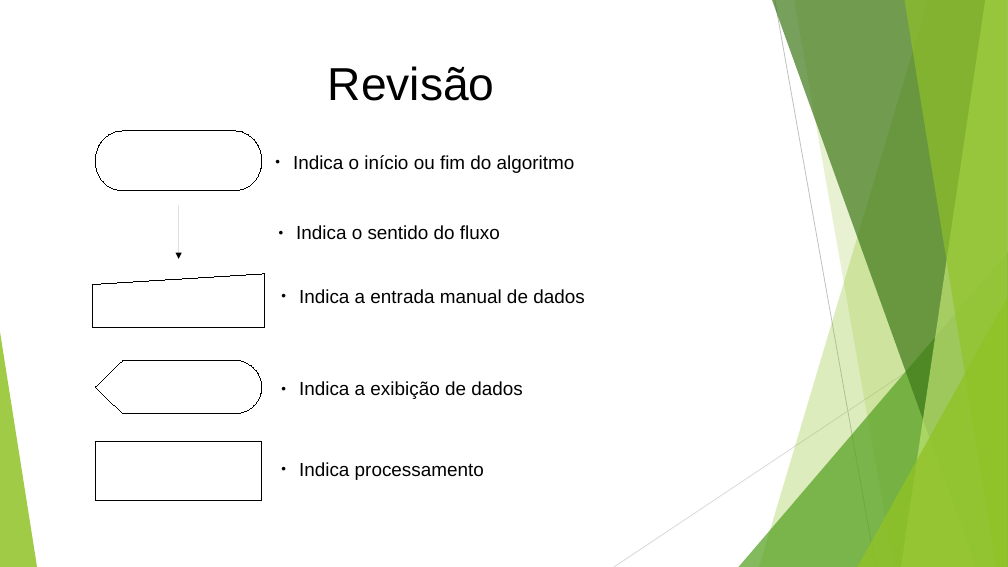
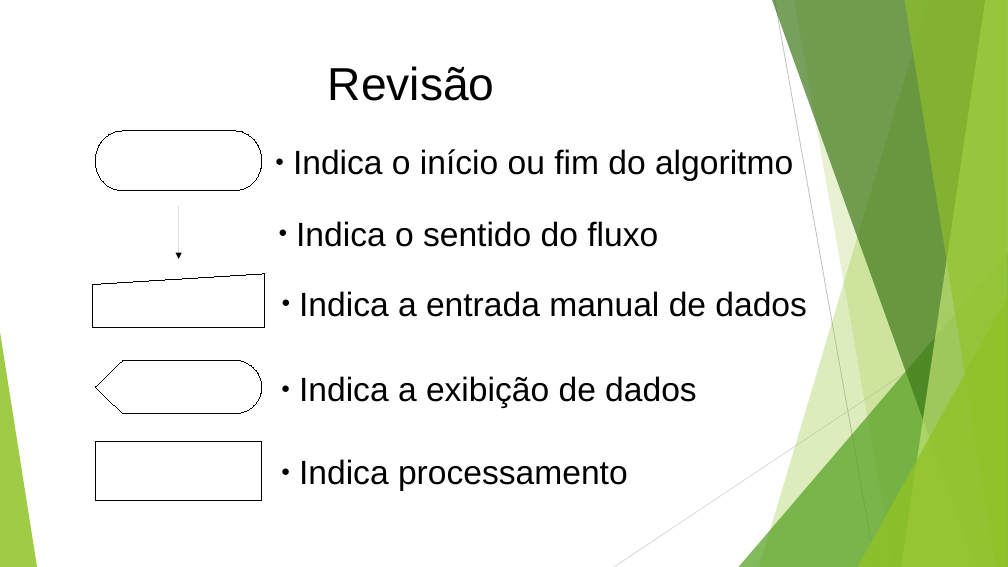
Before and after one commit to profdouglasifsp/LOG-estruturasDeDecisao, a slide deck: slide 5 of logicaDeProgramacaoEstruturasDeDecisao.odp. Drawn at 1008x567 pixels with LibreOffice and Linux fonts; fonts in the diff are those of the drawing. Boxes give left, top, right and bottom in pixels: in the first picture for what was removed or moved away, otherwise in the second. Text is boxed around its words. In the diff, an @@ line names an element or a change of style, - is before the commit and + after.

```diff
--- a/logicaDeProgramacaoEstruturasDeDecisao.odp
+++ b/logicaDeProgramacaoEstruturasDeDecisao.odp
@@ size 18 to 32 pt in 5 elements at <box>296,221,658,247</box>, <box>299,459,628,491</box>, <box>293,149,793,181</box>, <box>299,376,697,408</box>, <box>299,291,807,317</box> @@
```
Also in this commit, not shown: 7 other slides changed, 1 slide added, 3 other files.
